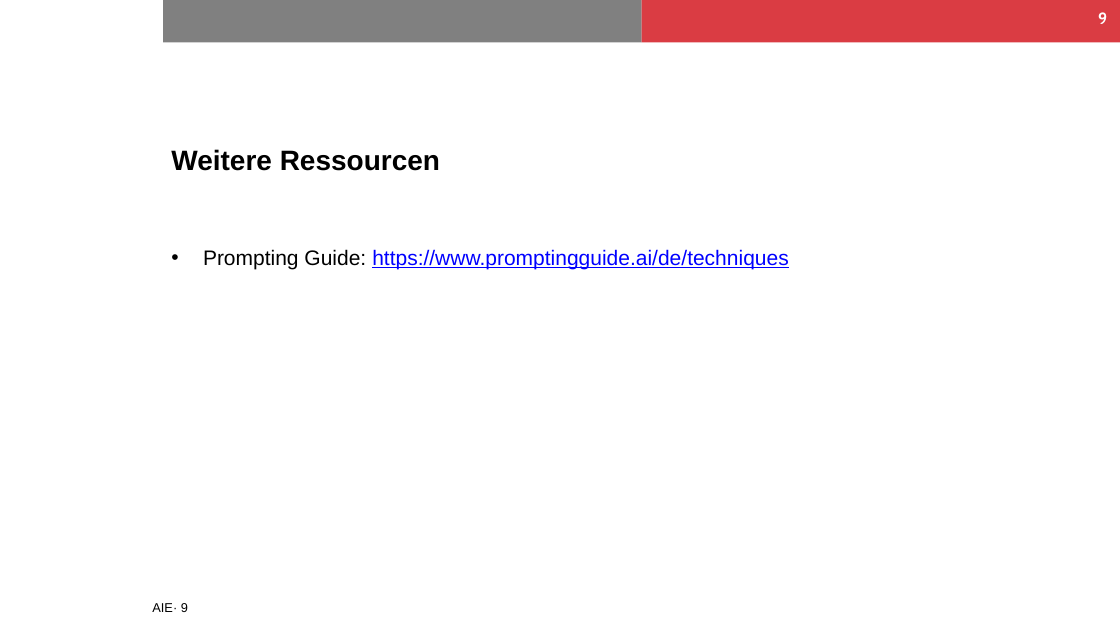
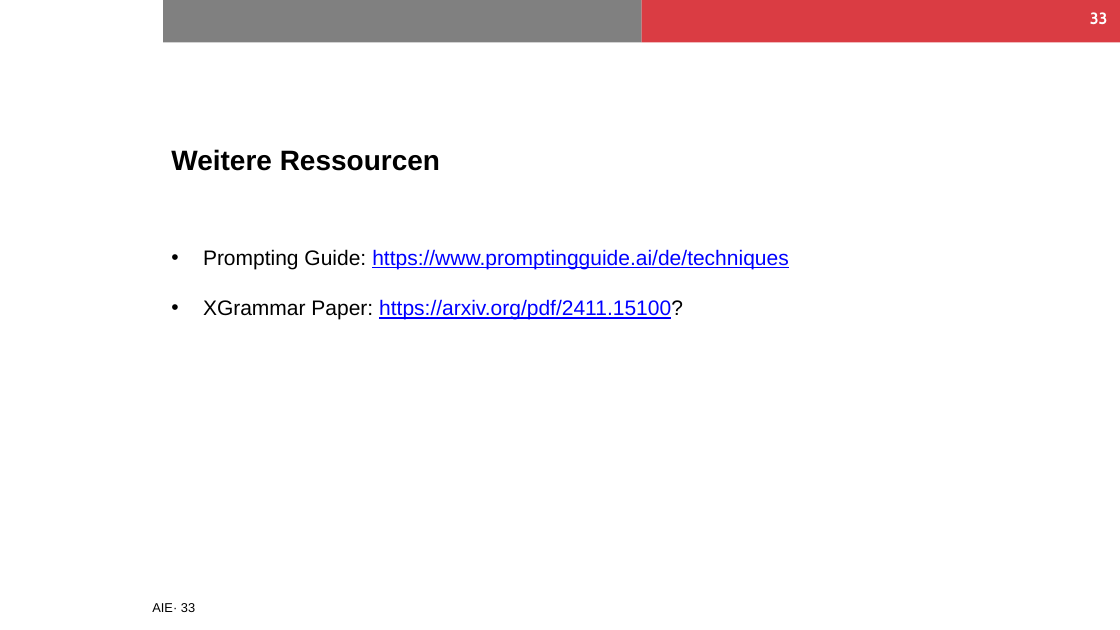
Before and after one commit to NilsHellwig/AIE-course, a slide deck: slide 33 of Kapitel 03_Prompting/03_Prompting.pptx (slide 9 before the commit). Drawn at 1120x630 pixels with LibreOffice and Linux fonts; fonts in the diff are those of the drawing; background and template pictures are left out. Boxes give left, top, right and bottom in pixels: in the first picture for what was removed or moved away, otherwise in the second. Text is boxed around its words. In the diff, an @@ line names an element or a change of style, - is before the commit and + after.

```diff
--- a/Kapitel 03_Prompting/03_Prompting.pptx
+++ b/Kapitel 03_Prompting/03_Prompting.pptx
@@ page number at (x1=1090, y1=12, x2=1108, y2=24): text changed @@
-9
+33
@@ text at (x1=203, y1=299, x2=683, y2=320): paragraph added @@
+• XGrammar Paper: https://arxiv.org/pdf/2411.15100?
@@ page number at (x1=152, y1=603, x2=195, y2=612): text changed @@
-AIE· 9
+AIE· 33
```
Also in this commit, not shown: 2 other slides changed, 24 slides added, 4 other files.
